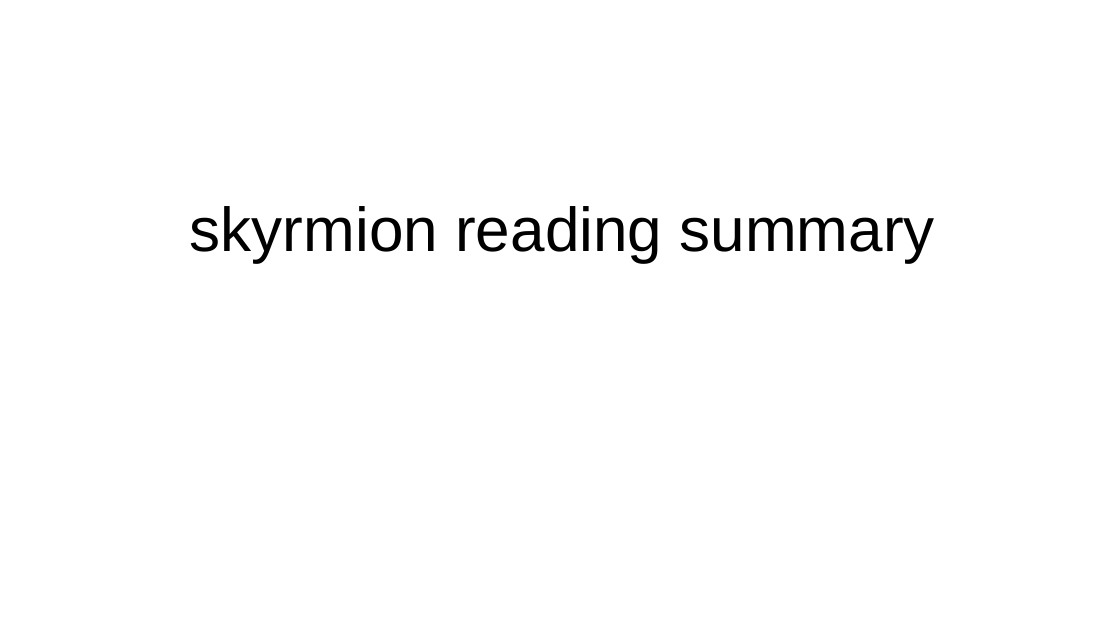
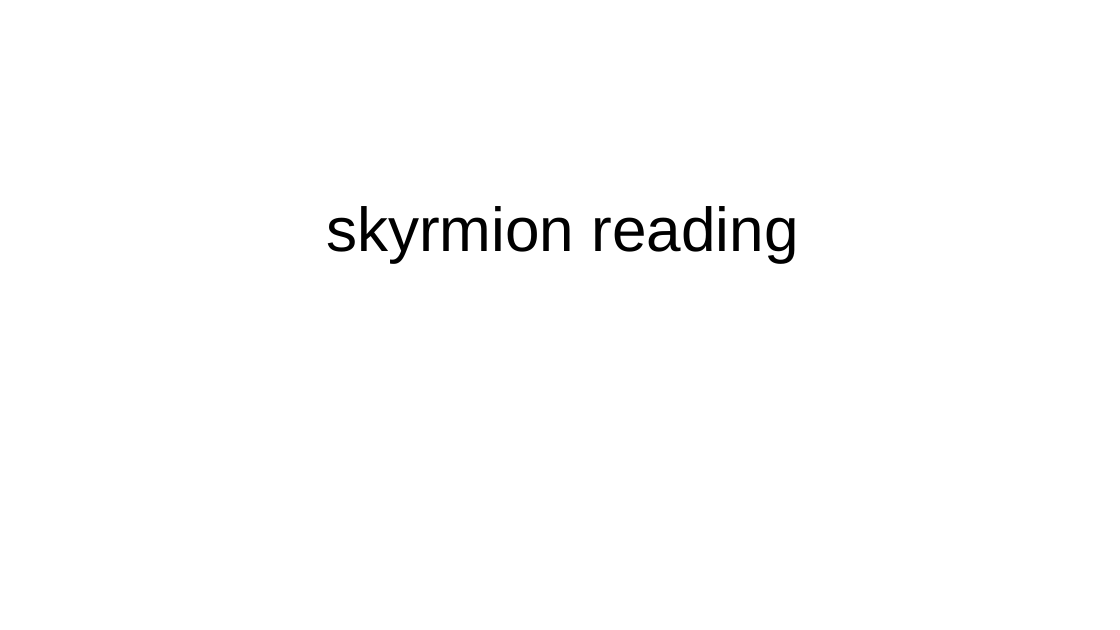
Before and after one commit to GoldenRaven/reference_reading, a slide deck: slide 1 of skyrmion.odp. Drawn at 1120x630 pixels with LibreOffice and Linux fonts; fonts in the diff are those of the drawing. Boxes give left, top, right and bottom in pixels: in the first picture for what was removed or moved away, otherwise in the second. Text is boxed around its words. In the diff, an @@ line names an element or a change of style, - is before the commit and + after.

```diff
--- a/skyrmion.odp
+++ b/skyrmion.odp
@@ title at (326,206,799,262): text changed @@
-skyrmion reading summary
+skyrmion reading
```
Also in this commit, not shown: 6 other files.
